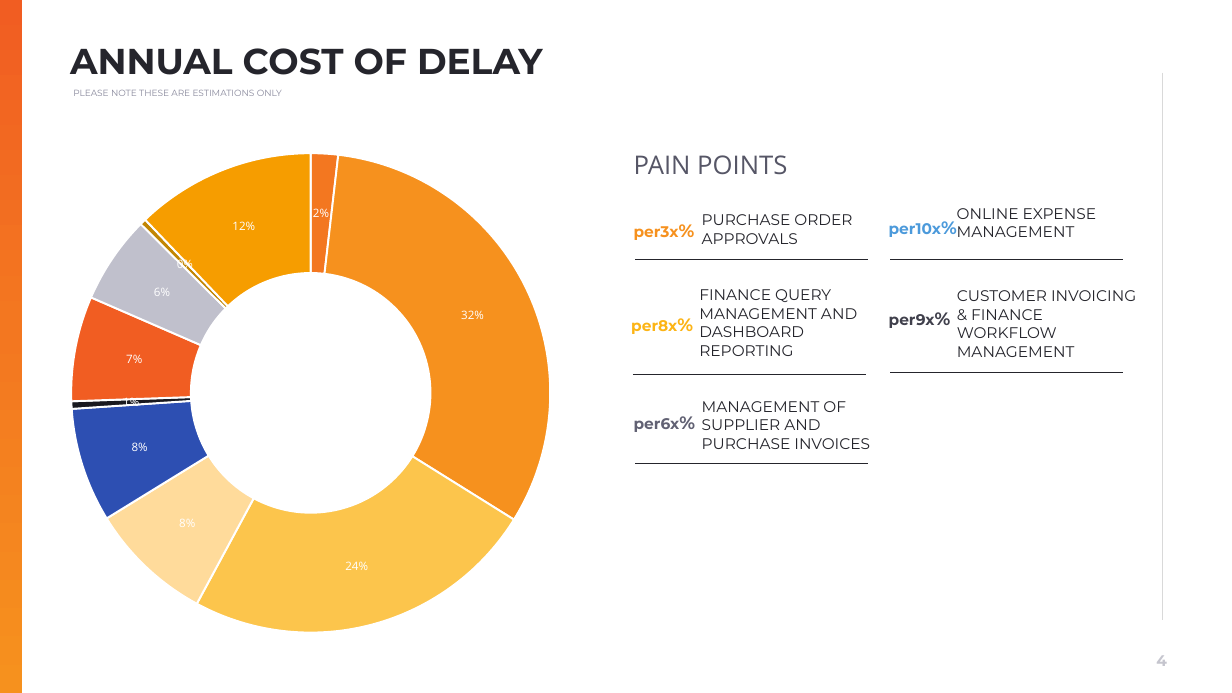
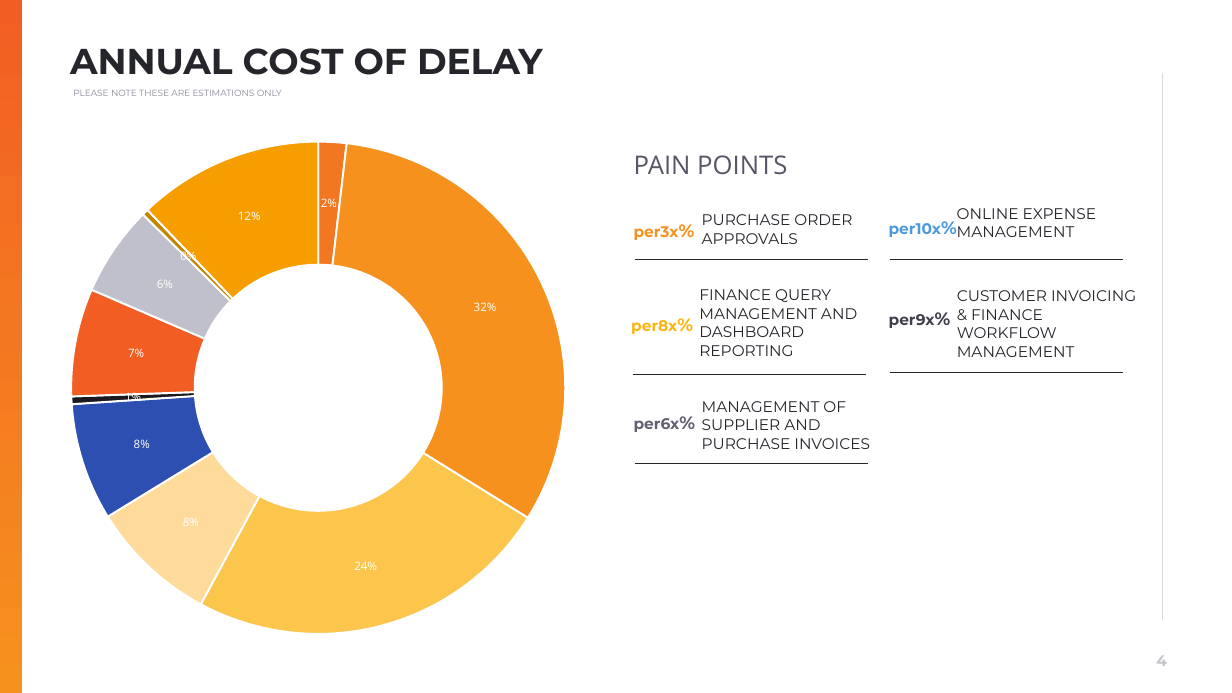
Before and after one commit to muratozdemirpiblo/ppt-api, a slide deck: slide 4 of client.pptx. Drawn at 1232x693 pixels with LibreOffice and Linux fonts; fonts in the diff are those of the drawing; background and template pictures are left out. Boxes give left, top, right and bottom in pixels: in the first picture for what was removed or moved away, otherwise in the second. Text is boxed around its words. In the diff, an @@ line names an element or a change of style, - is before the commit and + after.

```diff
--- a/client.pptx
+++ b/client.pptx
@@ doughnut chart at box(70, 140, 571, 635) @@
@@ plot area changed @@
```
Also in this commit, not shown: 4 other files.
